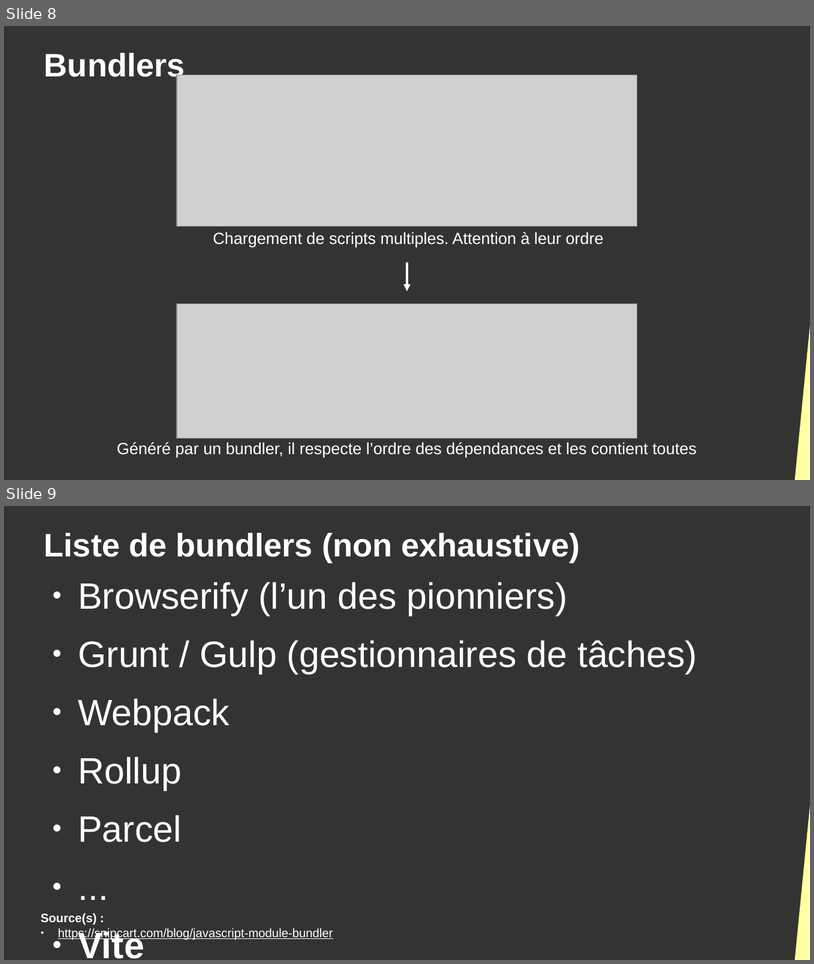
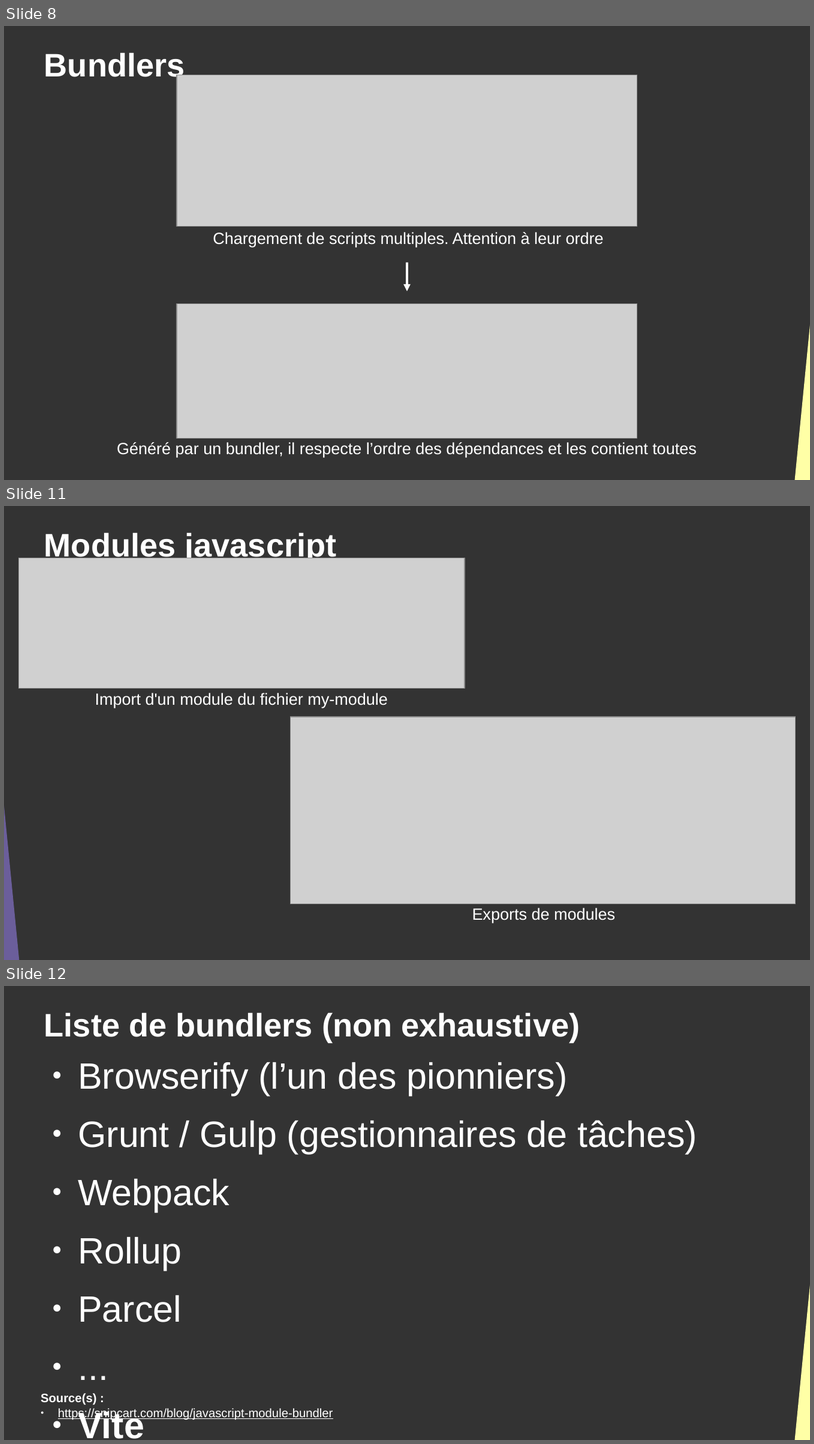
Before and after one commit to DanYellow/cours, a slide deck: developpement-front-s5/travaux-pratiques/numero-4/presentation.odp. Shown one above the other, each under a label of ours: slides 8 and 9 before the commit, slides 8, 11 and 12 after it; the slides between them are not shown. The pictures are 814x964 and 814x1444 pixels, drawn with LibreOffice and Linux fonts; fonts in the diff are those of the drawing; grey boxes stand for pictures. Boxes give left, top, right and bottom in pixels: in the first picture for what was removed or moved away, otherwise in the second. Text is boxed around its words. In the diff, an @@ line names an element or a change of style, - is before the commit and + after.

Commit message:
developpement-front-s5 - Add slides about js' modules in tp#4

```diff
--- a/developpement-front-s5/travaux-pratiques/numero-4/presentation.odp
+++ b/developpement-front-s5/travaux-pratiques/numero-4/presentation.odp
@@ slide 11 added at [4, 506, 810, 960], background #333333 @@
@@ title added at [44, 532, 336, 562], 32 pt, text #FFFFFF, bold @@
+Modules javascript
@@ picture added at [18, 558, 465, 688] @@
@@ text added at [95, 693, 388, 708], 16 pt, text #FFFFFF @@
+Import d'un module du fichier my-module
@@ picture added at [291, 717, 797, 904] @@
@@ right triangle added at [4, 747, 24, 960], fill #6B5E9B @@
@@ text added at [473, 907, 615, 922], 16 pt, text #FFFFFF @@
+Exports de modules
@@ what was slide 9 is now slide 12 @@
```
Also in this commit, not shown: 5 slides changed, 2 other slides added, 2 other files.
